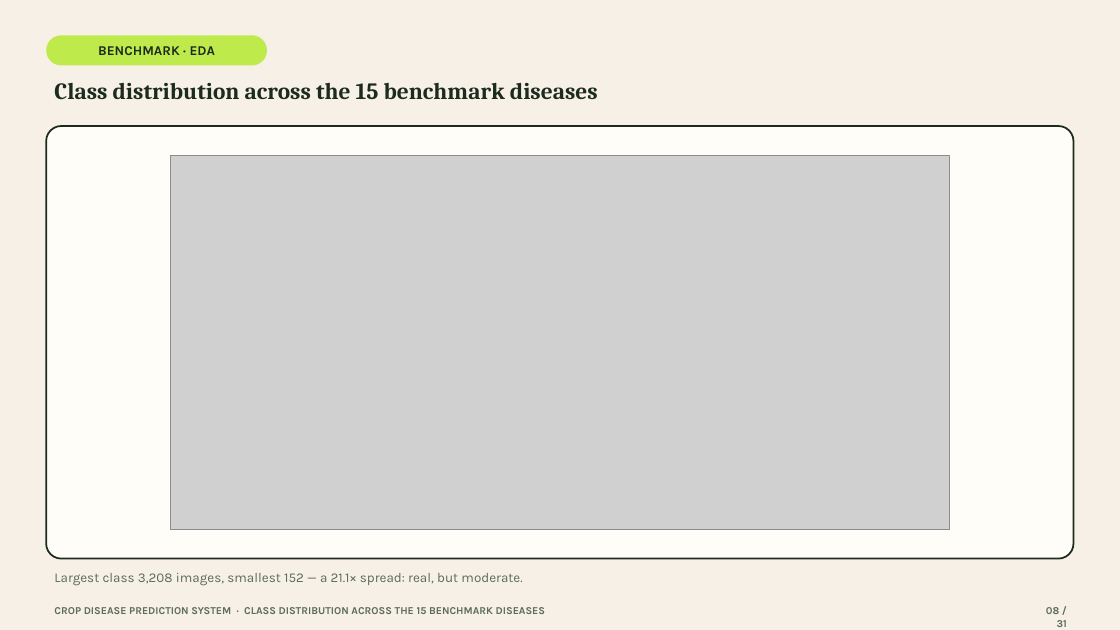
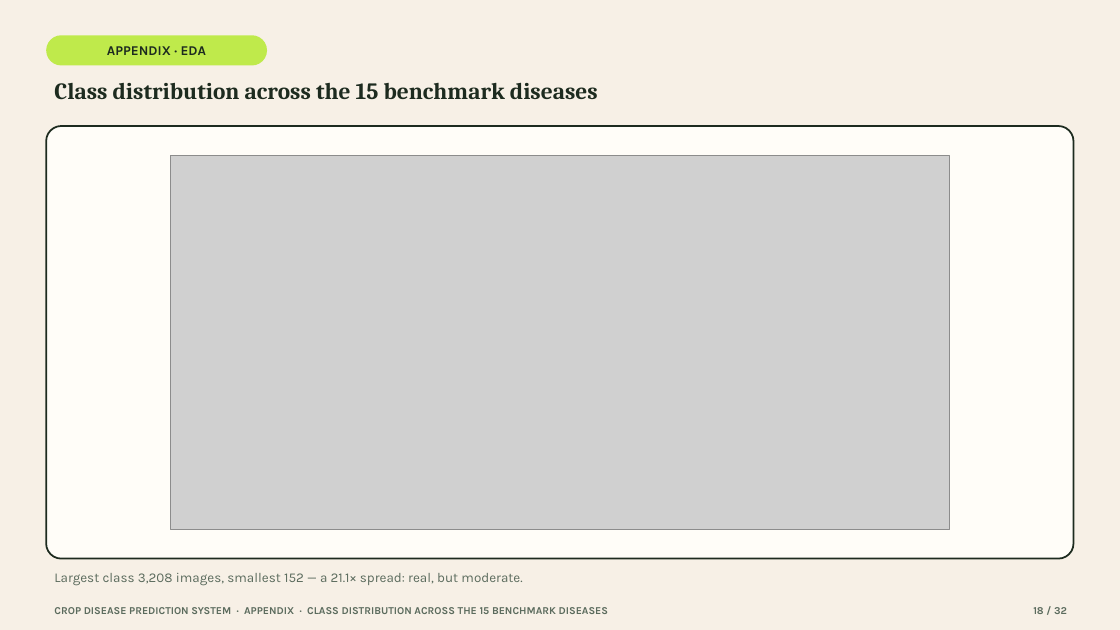
Before and after one commit to devSaksham/crop-disease-detection, a slide deck: slide 18 of presentation/Crop_Disease_Prediction_System.pptx (slide 8 before the commit). Drawn at 1120x630 pixels with LibreOffice and Linux fonts; fonts in the diff are those of the drawing; grey boxes stand for pictures. Boxes give left, top, right and bottom in pixels: in the first picture for what was removed or moved away, otherwise in the second. Text is boxed around its words. In the diff, an @@ line names an element or a change of style, - is before the commit and + after.

Commit message:
Restructure presentation: drop Grad-CAM, fix benchmark model/class attribution, add literature review, move plots to appendix
- Deleted the Grad-CAM slide entirely per review feedback.
- Corrected wording that implied the benchmark study compared the two
  production architectures (residual CNN / CBAM CNN); it actually compares
  a from-scratch VGG-style CNN vs. EfficientNetB3 transfer learning on a
  15-class, 3-crop subset -- fixed on the "At a Glance" stat card and the
  benchmark methodology slide, which now explicitly distinguishes the two
  studies.
- Added a five-point Literature Review slide (Hughes & Salathe, Mohanty et
  al., He et al., Tan & Le, Singh et al.), sourced from the citations
  already verified in the LaTeX end-term report.
- Trimmed the main flow to 16 concise slides and moved the 15 detailed
  benchmark plots (EDA, learning curves, confusion matrices, ROC/PR,
  calibration, error gallery, full metrics table) after the Thank You
  slide as a labelled appendix, behind a new divider slide.
- Added a benchmark-scope caveat to the Limitations slide and renumbered
  all footers (now NN / 32).

```diff
--- a/presentation/Crop_Disease_Prediction_System.pptx
+++ b/presentation/Crop_Disease_Prediction_System.pptx
@@ text in rounded rectangle at (x1=107, y1=46, x2=206, y2=55): text changed @@
-BENCHMARK · EDA
+APPENDIX · EDA
@@ text at (x1=54, y1=607, x2=608, y2=614): text changed @@
-CROP DISEASE PREDICTION SYSTEM · CLASS DISTRIBUTION ACROSS THE 15 BENCHMARK DISEASES
+CROP DISEASE PREDICTION SYSTEM · APPENDIX · CLASS DISTRIBUTION ACROSS THE 15 BENCHMARK DISEASES
@@ text at (x1=1033, y1=607, x2=1067, y2=614): text changed @@
-08 / 31
+18 / 32
```
Also in this commit, not shown: 29 other slides changed, 2 slides added, 1 slide removed.
